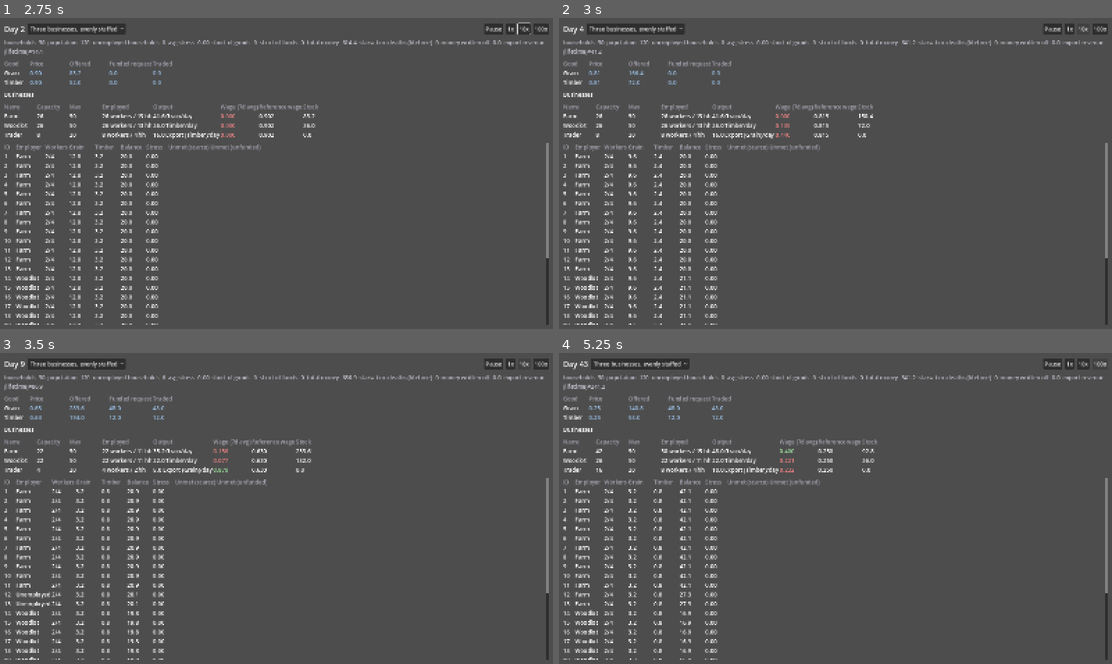
Above: before the commit, frames 1-4 (two rows, left to right).
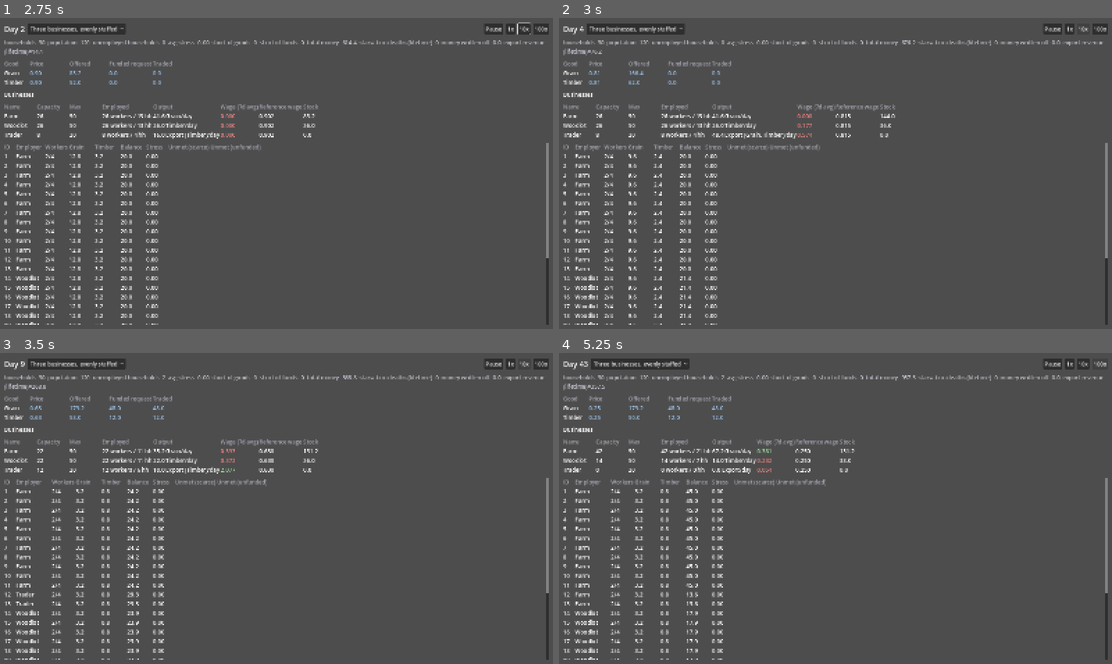
Above: after the commit, the same moments.

Repository: forsman5/sitka
Game: Godot game, scene res://scenes/sim/he_dashboard.tscn
Same seed, same stepped clock (60 frames per second), same inputs: the game is played once before the commit and once after it. This scene is started directly instead of the project's main scene.
Inputs (mouse positions are in pixels of both pictures, inside the frame that each line leads up to):
- Up to frame 1 (2.75 s): click "Three businesses, evenly staf…" at 0.5 s; click "1x" at 1.25 s; tap Enter at 2 s; move the mouse to (398, 157) at 2.02 s; hold Right (ui_right) from 2.03 s (still down); hold Alt from 2.03 s (still down); click (398, 157) at 2.17 s
- Up to frame 2 (3 s): release Right (ui_right) at 2.75 s; release Alt at 2.75 s; click "10x" at 2.75 s
- Up to frame 3 (3.5 s): no input
- Up to frame 4 (5.25 s): drag from (724, 524) to (807, 570) at 3.52 s; click "Three businesses, evenly staf…" at 4.25 s; click "100x" at 5 s

Frame 1 is identical in both runs. In frame 2, 0.7% of the frame differs, in the area x 5-64%, y 7-99%; in frame 3, 1.0%; in frame 4, 3.6%, in the area x 6-65%, y 7-99%.

Commit message:
Fix Trader permanently dying and being barely profitable
Two issues found by running the simulation live: TRADER_CAPACITY_PER_WORKER
(2.0, matching a manual producer) made the Trader's margin per worker only
barely clear the reference wage even at full utilization, and collapse to
break-even once oversupply pushed local prices to their floor -- one bad
week and it shrinks to capacity 0, which _evaluate_business_capacity could
never recover from (a zero-capacity business has no employed workers to
generate a wage signal, so it reads as permanently unprofitable forever).

Bumps TRADER_CAPACITY_PER_WORKER to 8.0 (trading should scale volume per
worker far better than manual production) so the Trader's margin clears
reference wage with real room to spare, and gives any business sitting at
capacity 0 a small trial hire each week so it can prove itself again
instead of being locked out forever.

Verified with headless 400-day runs: Trader now stays alive and settles
around 2.5x reference wage instead of dying by day 150, export revenue
climbs steadily instead of flatlining, and Farm's grain stock stabilizes
instead of climbing into the thousands.

Co-Authored-By: Claude Sonnet 5 <noreply@anthropic.com>

Diff:
--- a/scripts/sim/household_economy/he_simulation.gd
+++ b/scripts/sim/household_economy/he_simulation.gd
@@ -69,7 +69,16 @@
 ## nothing trade-specific there.
 const TRADER_RESERVE_BUFFER_DAYS := 3.0 # matches TARGET_BUFFER_DAYS by choice, not necessity
 const TRADER_BUY_PRICE_FRACTION := 0.5 # authored placeholder, not yet tuned
-const TRADER_CAPACITY_PER_WORKER := 2.0 # authored placeholder, not yet tuned
+## Fully utilized, a Trader's margin per worker is
+## TRADER_CAPACITY_PER_WORKER * price * (1 - TRADER_BUY_PRICE_FRACTION) --
+## i.e. just `price` at the 0.5 fraction above. That has to clear the
+## reference wage with real room to spare even once oversupply has pushed
+## price all the way down to its floor, or the Trader never grows past a
+## knife-edge break-even (and a bad week tips it into capacity 0, see
+## _evaluate_business_capacity's zero-capacity trial hire). A trader moving
+## goods should scale per worker far better than a farmhand growing food by
+## hand, hence the large jump from the first authored guess of 2.0.
+const TRADER_CAPACITY_PER_WORKER := 8.0
 
 ## Weekly self-tuning: a business earning (rolling-average) more than
 ## WAGE_PROFIT_MARGIN above the going reference wage grows by
@@ -477,6 +486,18 @@
 	var reference_wage := _reference_wage_per_worker()
 	for business_id in businesses.keys():
 		var b: HEBusiness = businesses[business_id]
+		if b.capacity == 0:
+			# A business at zero capacity has had no employed workers, so
+			# rolling_average_wage() reads a flat 0 -- indistinguishable
+			# from "genuinely unprofitable" even once whatever shut it down
+			# (no surplus to trade, a bad price, anything) has long since
+			# passed. Left alone this is a one-way trap: nobody ever gets
+			# hired back in to generate a real wage to re-evaluate. Give it
+			# a small trial crew instead so next week's wage is actual
+			# evidence, not silence -- worst case it's genuinely still
+			# unprofitable and shrinks right back to 0 next week.
+			b.capacity = mini(CAPACITY_STEP_WORKERS, b.max_capacity)
+			continue
 		var avg_wage := b.rolling_average_wage()
 		if avg_wage > reference_wage * (1.0 + WAGE_PROFIT_MARGIN):
 			b.capacity = mini(b.capacity + CAPACITY_STEP_WORKERS, b.max_capacity)
